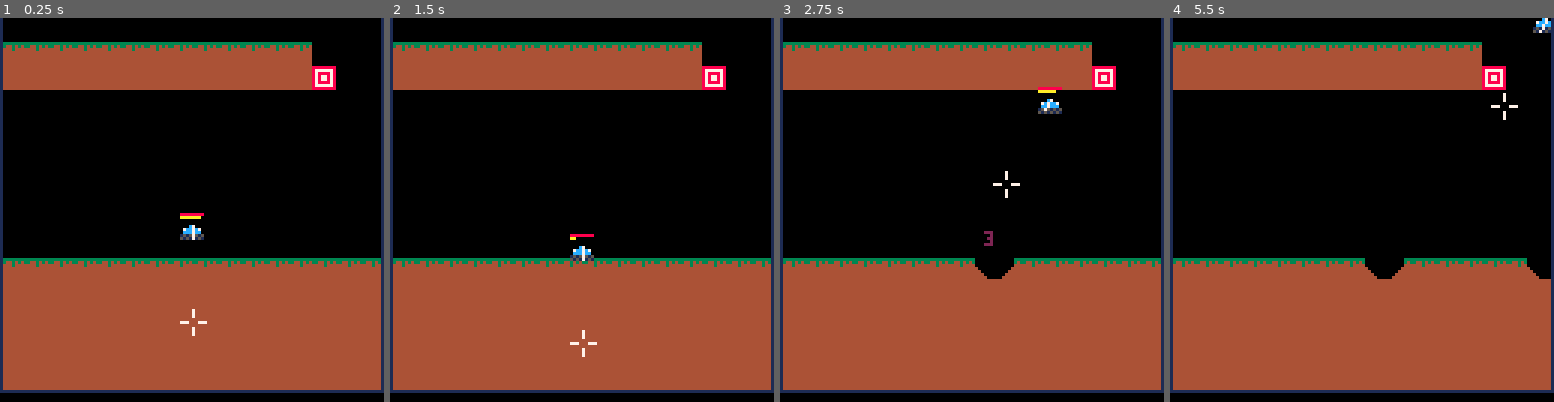
Above: before the commit, frames 1-4 (left to right).
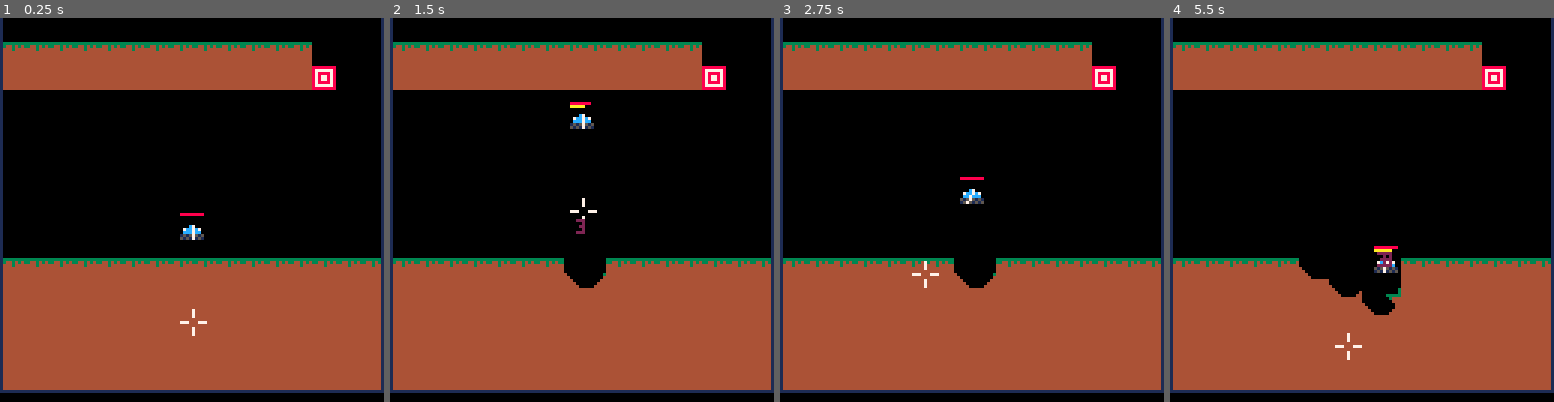
Above: after the commit, the same moments.

Repository: MarrMann/tanks.p8
Game: PICO-8 cartridge tanks.p8
Two runs of this game, one before a commit and one after it. Both use one fixed random seed, a clock stepped at 60 frames per second and the inputs below.
Inputs:
- Up to frame 1 (0.25 s): no input
- Up to frame 2 (1.5 s): tap X (X key) at 0.33, 1.07 s; tap O (Z key) at 0.7 s
- Up to frame 3 (2.75 s): hold Right 1.6-2.1 s; tap O (Z key) at 1.7, 2.1, 2.5 s; tap X (X key) at 1.85 s; hold Up 2.15-2.42 s; hold Right from 2.47 s (still down)
- Up to frame 4 (5.5 s): tap O (Z key) every 0.4 s from 2.9 to 5.3 s; tap X (X key) at 2.97, 4.08, 5.2 s; release Right at 3.03 s; hold Left 3.08-3.58 s; hold Down 3.63-3.97 s; hold Right 4.02-4.68 s; hold Up 4.73-5.03 s; hold Left from 5.08 s (still down)

The runs differ from the first frame. In frame 1, less than 0.1% of the frame differs, in the area x 46-53%, y 51-53%; in frame 2, 1.3%; in frame 3, 1.4%; in frame 4, 3.0%, in the area x 33-100%, y 0-90%.

Commit message:
Player shot fully integrated with new shot structured

Diff:
--- a/tanks.p8
+++ b/tanks.p8
@@ -24,7 +24,7 @@
 		health_regen=10,
 		is_knocked=false,
 		cd=60,
-		cur_cd=60,
+		cur_cd=0,
 		shot = {
 			name = shot_types.basic.name,
 			modifiers = {},
@@ -123,8 +123,9 @@
 
 	-- shooting
 	if btnp(🅾️) and p.cur_cd <= 0 then --z
-		shoot_from_turret(p.x,p.y,p.t_angle,p.pow,p.id,p.shot)
-		p.cur_cd = p.cd
+		local cd = shoot_from_turret(p.x,p.y,p.t_angle,p.pow,p.id,p.shot)
+		p.cur_cd = cd
+		p.cd = cd
 	end
 
 	--power
@@ -484,8 +485,8 @@
 			r=6,
 			init_r=1,
 			force=7,
-			count=1,
-			spread=0.0,
+			count=3,
+			spread=0.05,
 			pow=1,
 			cd=60
 		},
@@ -669,23 +670,28 @@
 end
 
 function shoot(x, y, angle, vel, id, shot_node)
-	local dx = sin(angle)
-	local dy = cos(angle)
 	local stats = resolve_params(shot_node)
-	local s = {
-		x = x,
-		y = y,
-		xvel = dx*vel,
-		yvel = dy*vel,
-		id = id,
-		frame = 0,
-		stats = stats,
-		init = shot_types[shot_node.name].init,
-		update = shot_types[shot_node.name].update,
-		on_collision = shot_types[shot_node.name].on_collision
-	}
-	s.init(s)
-	add(shots, s)
+	for i=1,stats.count do
+		local spread = ((-(stats.count - 1) * 0.5) + (i - 1)) * stats.spread
+		local dx = sin(angle+spread)
+		local dy = cos(angle+spread)
+
+		local s = {
+			x = x,
+			y = y,
+			xvel = dx*vel*stats.pow,
+			yvel = dy*vel*stats.pow,
+			id = id,
+			frame = 0,
+			stats = stats,
+			init = shot_types[shot_node.name].init,
+			update = shot_types[shot_node.name].update,
+			on_collision = shot_types[shot_node.name].on_collision
+		}
+		s.init(s)
+		add(shots, s)
+	end
+	return stats.cd
 end
 
 function shoot_from_turret(x, y, angle, vel, id, shot_node)
@@ -695,8 +701,8 @@
 	local dy = cos(angle)
 	local ox = x+dx*4
 	local oy = y-3+dy*4
-	shoot(ox,oy,angle,vel,id,shot_node)
 	sfx(1)
+	return shoot(ox,oy,angle,vel,id,shot_node)
 end
 -->8
 --exp = {
